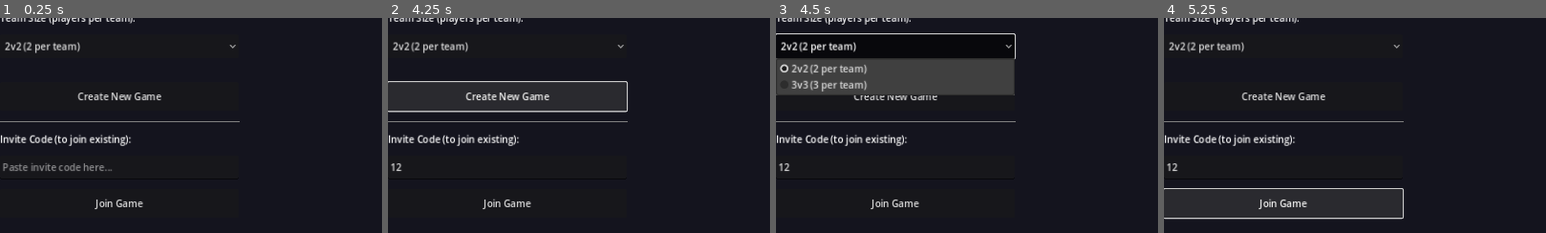
Above: before the commit, frames 1-4 (left to right).
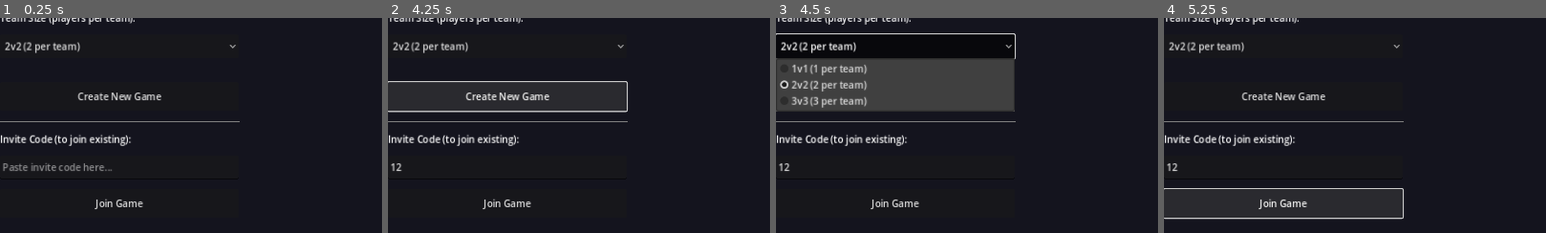
Above: after the commit, the same moments.

Repository: Karl-Eiholzer/robot_battle
Game: Godot game, scene res://scenes/main_menu.tscn
Same seed, same stepped clock (60 frames per second), same inputs: the game is played once before the commit and once after it.
Inputs (mouse positions are % of the whole screen's width and height, from its top left):
- Up to frame 1 (0.25 s): no input
- Up to frame 2 (4.25 s): click (16, 34) at 0.52 s; type "Alex" at 0.6 s; click (16, 76) at 0.75 s; type "12" at 0.83 s; click "New player? Read the Player G…" at 1.25 s; click "New player? Read the Player G…" at 2 s; click "Create New Game" at 2.75 s; click "Create New Game" at 3.5 s
- Up to frame 3 (4.5 s): click "2v2 (2 per team)" at 4.25 s
- Up to frame 4 (5.25 s): click "Join Game" at 5 s
The pictures show only the part of the screen within x 0-50%, y 41-91%; the shares and areas given below are measured in that part.

Frames 1-2 are identical in both runs. In frame 3, 4.8% of the frame differs, in the area x 0-63%, y 21-44%; in frame 4, nothing differs.

Commit message:
Add a 1v1 mode
The game creator can now pick 1v1 alongside 2v2 and 3v3. Each player
takes the new Commander role, which fields the same army as a full 2v2
team (1 Captain, 2 Defenders, 4 Scouts, 3 Engineers).

- PLAYER_ROLES gains team size 1 with the commander role; spawning,
  role validation and team caps already key off team_size
- /game/create rejects unsupported team sizes instead of silently
  falling back to 2v2 roles
- Main menu offers 1v1 and, for 1v1, shows only the opponent code
- Role assignment handles the commander role
- Docs and player guide describe the Commander role
- test_full_game.py covers a 1v1 game end to end

Co-Authored-By: Claude Opus 5.5 <noreply@anthropic.com>

Diff:
--- a/game_client/scenes/main_menu.gd
+++ b/game_client/scenes/main_menu.gd
@@ -37,8 +37,10 @@
 func _ready() -> void:
 	# Populate team size dropdown
 	team_size_option.clear()
+	team_size_option.add_item("1v1 (1 per team)", 1)
 	team_size_option.add_item("2v2 (2 per team)", 2)
 	team_size_option.add_item("3v3 (3 per team)", 3)
+	team_size_option.select(team_size_option.get_item_index(2))
 
 	# Pre-fill from saved state if available
 	if GameState.player_name != "":
@@ -123,14 +125,19 @@
 	team_0_code_display.text = team_0_code
 	team_1_code_display.text = team_1_code
 
-	team_0_code_label.visible = true
-	team_0_code_display.visible = true
-	team_0_copy_row.visible = true
+	# In 1v1 the creator already fills Team 0, so only the opponent code is useful
+	var solo = team_size_option.get_item_id(team_size_option.selected) == 1
+	team_0_code_label.visible = not solo
+	team_0_code_display.visible = not solo
+	team_0_copy_row.visible = not solo
 	team_1_code_label.visible = true
 	team_1_code_display.visible = true
 	team_1_copy_row.visible = true
 
-	_show_status("Game created! Share codes with players:")
+	if solo:
+		_show_status("Game created! Share this code with your opponent:")
+	else:
+		_show_status("Game created! Share codes with players:")
 	_set_waiting(true, "Waiting for players to join...")
 	poll_timer.start()
 
--- a/game_client/scenes/role_assignment.gd
+++ b/game_client/scenes/role_assignment.gd
@@ -4,10 +4,12 @@
 # Each player assigns their own role via a dropdown.
 # The backend validates the complete set when spawn_robots is called.
 
+const ROLES_1: Array = ["commander"]
 const ROLES_2: Array = ["captain", "huntsman"]
 const ROLES_3: Array = ["captain", "huntsman", "engineer"]
 
 const ROLE_DESCRIPTIONS: Dictionary = {
+	"commander": "Commander: 1 Captain + 2 Defenders + 4 Scouts + 3 Engineers",
 	"captain":  "Captain: 1 Captain + 2 Defenders + 2 Engineers",
 	"huntsman": "Huntsman: 4 Scouts + 1 Engineer",
 	"engineer": "Engineer: 5 Engineers",
@@ -60,7 +62,7 @@
 	for child in roles_container.get_children():
 		child.queue_free()
 
-	var available_roles = ROLES_3 if _team_size == 3 else ROLES_2
+	var available_roles = _available_roles()
 
 	var hbox = HBoxContainer.new()
 	hbox.add_theme_constant_override("separation", 12)
@@ -80,10 +82,16 @@
 
 func _update_role_guide() -> void:
 	var lines: Array = []
-	var roles = ROLES_3 if _team_size == 3 else ROLES_2
+	var roles = _available_roles()
 	for role in roles:
 		lines.append(ROLE_DESCRIPTIONS.get(role, role))
 	role_guide.text = "\n".join(lines)
+
+func _available_roles() -> Array:
+	match _team_size:
+		1: return ROLES_1
+		3: return ROLES_3
+		_: return ROLES_2
 
 # ==================== Button Handlers ====================
 
@@ -92,7 +100,7 @@
 		_show_error("No role selected.")
 		return
 
-	var available_roles = ROLES_3 if _team_size == 3 else ROLES_2
+	var available_roles = _available_roles()
 	var chosen_role = available_roles[_my_role_dropdown.selected]
 	var assignments = {GameState.player_id: chosen_role}
 
Not shown, changed: api_architecture.md
Not shown, changed: backend/main.py
Not shown, changed: backend/models.py
Not shown, changed: game_client/player_guide.html
Not shown, changed: robot_game_client_mechanics.md
Not shown, changed: test_full_game.py
